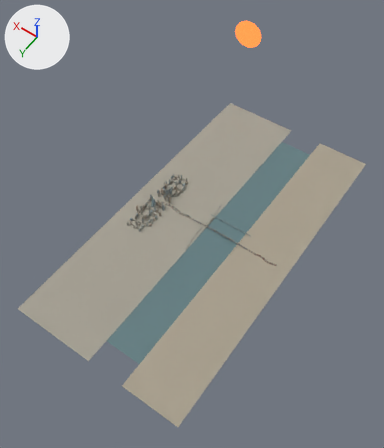
A saved change to the Blender file tools/blender/scenes/brooklyn.blend.
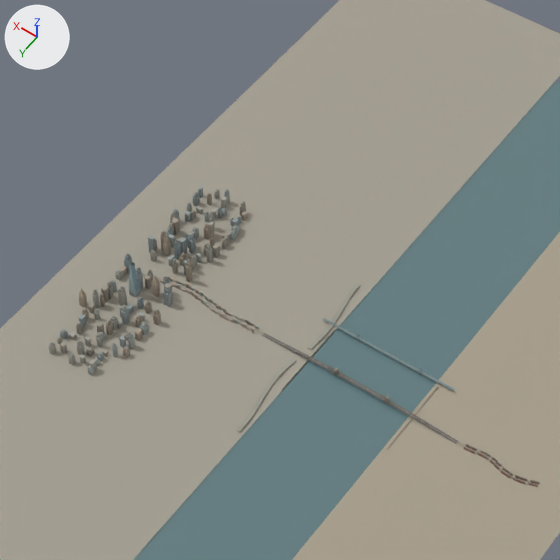
The first picture shows the older version from a 50 mm camera at (-2648.0, 7231.0, 11146.0) aimed at (2078.0, 613.0, 747.0). The close-ups show the older and then the newer version on the part from 29% to 74% of the width and 26% to 64% of the height of that picture. Only the edits that show in the close-ups are written down. Every picture has the same lights, and +X, +Y and +Z are marked at upper left.

Names of what the first close-up shows: 'Land_000', 'Land_012', 'Land_016', 'Land_019', 'Land_020', 'Land_039', 'Land_040', 'Land_041', 'Land_043', 'Land_045', 'Peaks', 'Sea' and 30 more.
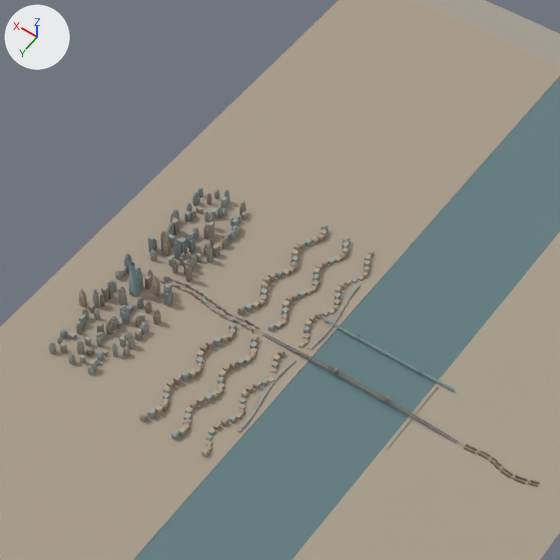
Location of each change, (x1, y1, x2, y2) in pixels of the close-ups (560 x 560 px):
'Peaks', reshaped
    before: (49, 186, 454, 391)
    after: (0, 0, 560, 560)
part 1 of me_peaks, added (beige)
    after: (0, 0, 560, 560)
'Land_045', unchanged, covered by the edit
    before: (0, 0, 435, 442)
    after: (415, 0, 435, 7)
'Land_019', unchanged, covered by the edit
    before: (34, 21, 553, 560)
    after: (253, 21, 553, 332)
'Land_040', unchanged, covered by the edit
    before: (42, 23, 558, 560)
    after: (258, 23, 558, 336)
'Land_041', unchanged, covered by the edit
    before: (1, 13, 531, 560)
    after: (227, 13, 531, 326)

Diff of the bpy script that builds the scene:
```diff
--- a/tools/blender/scenes/brooklyn.blend.py
+++ b/tools/blender/scenes/brooklyn.blend.py
@@ me_peaks @@
 # used by ob_peaks; location = (0.0, 0.0, 0.0)
-me_peaks.from_pydata(...)  # 14792 vertices, 8836 faces; spans x 920.0..3919.0, y -1029.0..1164.0, z 0.0..468.0
+me_peaks.from_pydata(...)  # 24508 vertices, 14871 faces; spans x 920.0..4300.0, y -4200.0..4200.0, z 0.0..468.0
+# me_peaks part 1: 9476 vertices added at x 2040.0..4300.0, y -4200.0..4200.0, z 0.0..89.0
+# other edits to the shape of me_peaks do not show in these pictures
 me_peaks.materials.append(mat_peaks)
```
